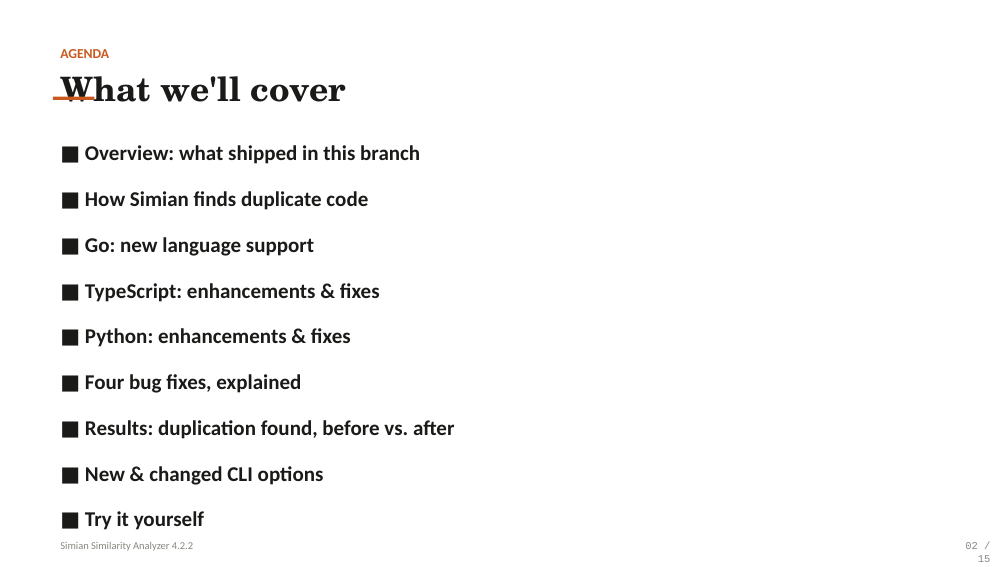
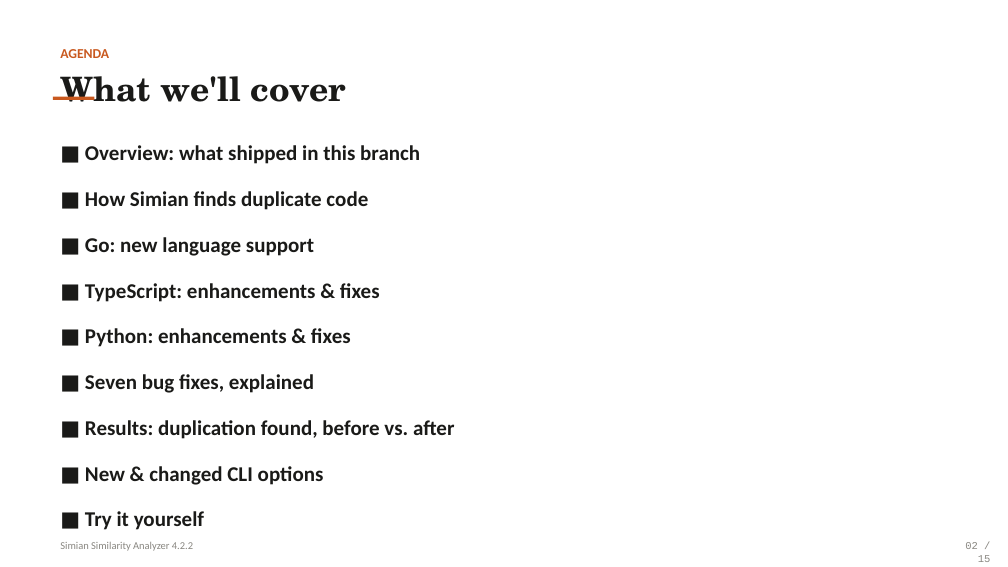
Before and after one commit to quandarypeak/simian, a slide deck: slide 2 of docs/simian-4.2.2-presentation.pptx. Drawn at 1008x567 pixels with LibreOffice and Linux fonts; fonts in the diff are those of the drawing. Boxes give left, top, right and bottom in pixels: in the first picture for what was removed or moved away, otherwise in the second. Text is boxed around its words. In the diff, an @@ line names an element or a change of style, - is before the commit and + after.

Commit message:
Update presentation for post-merge fixes and accurate counts
- Bug count was stale at 4; now reflects all 7 fixes (adds the Go
  raw-string corruption fix and the two TypeScript/JavaScript
  contextual-keyword fixes)
- Updates slide 1 headline/stats, slide 2 agenda, slide 3/6/8 summary
  bullets, and condenses slide 12's 4-card layout into one 7-item list
- Corrects the test-line count (+2,600 -> +4,500) and slide 4's stale
  "current HEAD" label
- Verified via content extraction, file validation, and a full visual
  render of every changed slide

```diff
--- a/docs/simian-4.2.2-presentation.pptx
+++ b/docs/simian-4.2.2-presentation.pptx
@@ text at [85, 374, 314, 393]: text changed @@
-■ Four bug fixes, explained
+■ Seven bug fixes, explained
```
Also in this commit, not shown: 5 other slides changed, 1 slide added, 1 slide removed.
